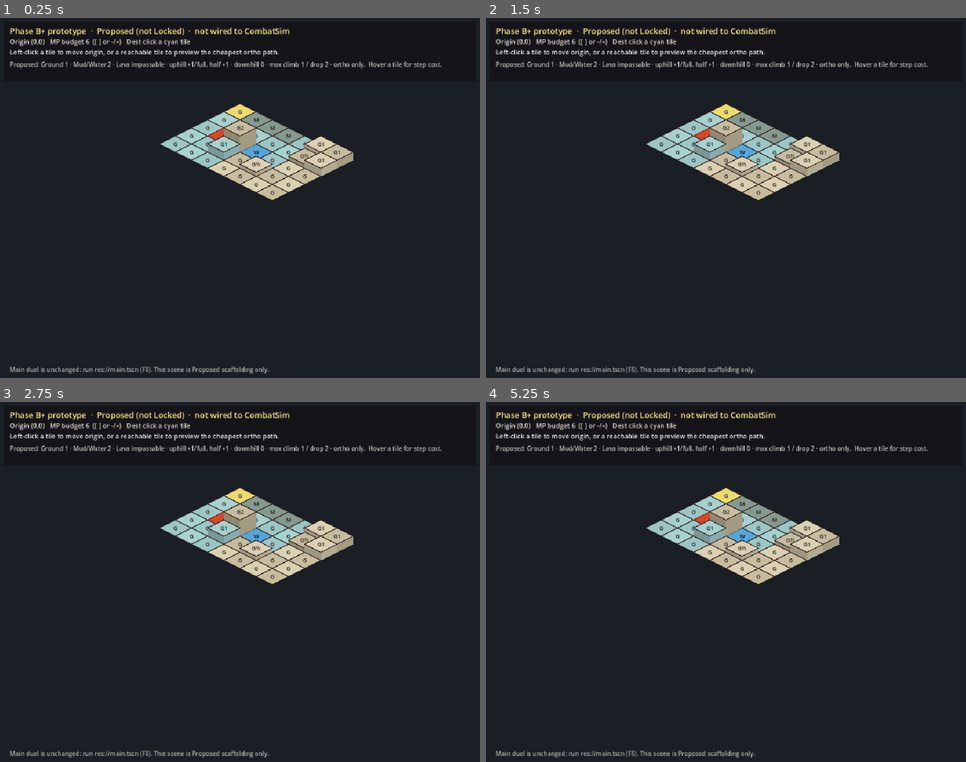
Above: before the commit, frames 1-4 (two rows, left to right).
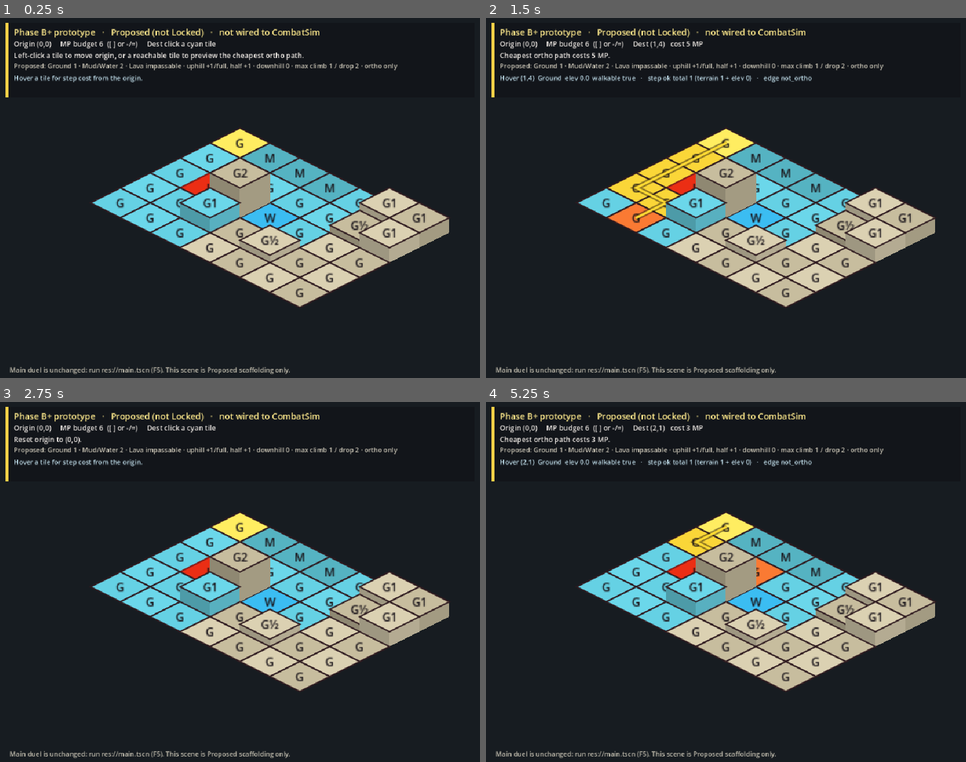
Above: after the commit, the same moments.

Repository: maurogp12/stasiumxii
Game: Godot game, scene res://prototype/elevation/proto_scene.tscn
The game is run twice, just before and just after one commit, with the same random seed, the same clock (stepped at 60 frames per second) and the same inputs. This scene is started directly instead of the project's main scene.
Inputs (mouse positions are in pixels of both pictures, inside the frame that each line leads up to):
- Up to frame 1 (0.25 s): no input
- Up to frame 2 (1.5 s): tap A at 0.5, 1.25 s; move the mouse to (831, 180) at 0.52 s; tap R at 0.6, 1.35 s; click (831, 180) at 0.67 s; move the mouse to (630, 216) at 1.27 s; click (630, 216) at 1.42 s
- Up to frame 3 (2.75 s): tap A at 2 s; move the mouse to (288, 502) at 2.02 s; tap R at 2.1 s; click (288, 502) at 2.17 s
- Up to frame 4 (5.25 s): tap A at 2.75, 3.5, 4.25 s; move the mouse to (702, 654) at 2.77 s; tap R every 0.75 s from 2.85 to 5.1 s; click (702, 654) at 2.92 s; move the mouse to (870, 636) at 3.52 s; click (870, 636) at 3.67 s; move the mouse to (582, 528) at 4.27 s; click (582, 528) at 4.42 s; move the mouse to (750, 582) at 5.02 s; click (750, 582) at 5.17 s

The runs differ from the first frame. In frame 1, 24% of the frame differs, in the area x 1-94%, y 1-99%; in frame 2, 25%; in frame 3, 24%; in frame 4, 24%.

Commit message:
Clarify the Phase B+ prototype scene: larger board, stronger path chrome.
Keep MovementCost / Dijkstra math unchanged. Clicks still never reach
CombatSim.submit(move).

Co-authored-by: maurogp12 <maurogp12@users.noreply.github.com>

Diff:
--- a/prototype/elevation/proto_scene.gd
+++ b/prototype/elevation/proto_scene.gd
@@ -6,62 +6,87 @@
 
 const START := Vector2i(0, 0)
 const DEMO_DEST := Vector2i(4, 0)
+const BOARD_SCALE := 1.85
 
 var _tiles: Dictionary = {}
 var _views: Dictionary = {}
 var _board_root: Node2D
+var _path_draw: Node2D
 var _hud: CanvasLayer
 var _title: Label
 var _body: Label
 var _legend: Label
+var _hover_label: Label
 var _mp_budget: int = 6
 var _origin: Vector2i = START
 var _dest: Vector2i = Vector2i(-1, -1)
 var _reach: Dictionary = {}
 var _path: Array = []
 var _hover: Vector2i = Vector2i(-99, -99)
+var _status: String = ""
 
 
 func _ready() -> void:
-	RenderingServer.set_default_clear_color(Color(0.10, 0.12, 0.14))
+	RenderingServer.set_default_clear_color(Color(0.09, 0.11, 0.13))
 	_tiles = ProtoBoard.demo_board()
 	_board_root = Node2D.new()
 	_board_root.name = "Board"
-	_board_root.position = Vector2(480, 188)
+	_board_root.position = Vector2(480, 250)
+	_board_root.scale = Vector2(BOARD_SCALE, BOARD_SCALE)
 	add_child(_board_root)
 	_build_views()
+	_path_draw = Node2D.new()
+	_path_draw.z_index = 80
+	_path_draw.draw.connect(_draw_path)
+	_board_root.add_child(_path_draw)
 	_build_hud()
 	_refresh()
 
 
-func _unhandled_input(event: InputEvent) -> void:
+func _input(event: InputEvent) -> void:
 	if event is InputEventKey and event.pressed and not event.echo:
 		match event.keycode:
 			KEY_BRACKETLEFT, KEY_MINUS:
 				_mp_budget = maxi(_mp_budget - 1, 0)
 				_refresh()
+				get_viewport().set_input_as_handled()
 			KEY_BRACKETRIGHT, KEY_EQUAL:
 				_mp_budget = mini(_mp_budget + 1, 12)
 				_refresh()
+				get_viewport().set_input_as_handled()
 			KEY_R:
 				_origin = START
 				_dest = Vector2i(-1, -1)
-				_refresh()
+				_status = "Reset origin to (0,0)."
+				_refresh()
+				get_viewport().set_input_as_handled()
 			KEY_ESCAPE:
 				_dest = Vector2i(-1, -1)
-				_refresh()
+				_status = ""
+				_refresh()
+				get_viewport().set_input_as_handled()
 	if event is InputEventMouseButton and event.pressed and event.button_index == MOUSE_BUTTON_LEFT:
 		var cell := _pick_cell(_board_root.get_local_mouse_position())
 		if cell == Vector2i(-99, -99):
 			return
+		var data: ProtoBoardTile = _tiles[cell]
+		if not data.walkable:
+			_status = "%s is impassable (%s)." % [_cell_text(cell), TerrainDef.KIND_NAMES[data.terrain_type]]
+			_update_copy()
+			get_viewport().set_input_as_handled()
+			return
 		if cell == _origin:
 			_dest = Vector2i(-1, -1)
+			_status = ""
 		elif _reach.has(cell):
 			_dest = cell
+			_status = "Cheapest ortho path costs %d MP." % ProtoPathfinder.path_cost(_reach, cell)
 		else:
 			_origin = cell
 			_dest = Vector2i(-1, -1)
+			_status = "Origin moved. Cyan tiles are reachable."
 		_refresh()
+		get_viewport().set_input_as_handled()
 
 
 func _process(_delta: float) -> void:
@@ -85,28 +110,36 @@
 	_hud = CanvasLayer.new()
 	add_child(_hud)
 	var panel := ColorRect.new()
-	panel.color = Color(0.08, 0.07, 0.09, 0.82)
-	panel.position = Vector2(12, 10)
-	panel.size = Vector2(936, 118)
+	panel.color = Color(0.07, 0.08, 0.10, 0.94)
+	panel.position = Vector2(16, 12)
+	panel.size = Vector2(928, 148)
 	_hud.add_child(panel)
-	_title = _make_label(Vector2(24, 16), 16, Color(1.0, 0.92, 0.55))
-	_body = _make_label(Vector2(24, 40), 13, Color(0.92, 0.90, 0.88))
-	_legend = _make_label(Vector2(24, 86), 12, Color(0.78, 0.76, 0.72))
+	var accent := ColorRect.new()
+	accent.color = Color(0.98, 0.82, 0.28)
+	accent.position = Vector2(16, 12)
+	accent.size = Vector2(6, 148)
+	_hud.add_child(accent)
+	_title = _make_label(Vector2(32, 18), 17, Color(1.0, 0.92, 0.55), 22)
+	_body = _make_label(Vector2(32, 44), 14, Color(0.94, 0.92, 0.90), 40)
+	_legend = _make_label(Vector2(32, 88), 13, Color(0.80, 0.78, 0.72), 22)
+	_hover_label = _make_label(Vector2(32, 112), 13, Color(0.78, 0.90, 0.95), 36)
 	_hud.add_child(_title)
 	_hud.add_child(_body)
 	_hud.add_child(_legend)
-	var footer := _make_label(Vector2(24, 690), 12, Color(0.72, 0.70, 0.66))
+	_hud.add_child(_hover_label)
+	var footer := _make_label(Vector2(24, 690), 13, Color(0.78, 0.76, 0.70), 22)
 	footer.text = "Main duel is unchanged: run res://main.tscn (F5). This scene is Proposed scaffolding only."
 	_hud.add_child(footer)
 
 
-func _make_label(pos: Vector2, size: int, color: Color) -> Label:
+func _make_label(pos: Vector2, size: int, color: Color, height: float) -> Label:
 	var label := Label.new()
 	label.position = pos
-	label.size = Vector2(900, 40)
+	label.size = Vector2(900, height)
 	label.add_theme_font_size_override("font_size", size)
 	label.add_theme_color_override("font_color", color)
-	label.autowrap_mode = TextServer.AUTOWRAP_WORD_SMART
+	label.autowrap_mode = TextServer.AUTOWRAP_OFF
+	label.mouse_filter = Control.MOUSE_FILTER_IGNORE
 	return label
 
 
@@ -127,36 +160,59 @@
 		if pos == _origin:
 			view.highlight = "origin"
 		view.queue_redraw()
+	if _path_draw != null:
+		_path_draw.queue_redraw()
 	_update_copy()
 
 
+func _draw_path() -> void:
+	if _path.size() < 2:
+		return
+	var pts := PackedVector2Array()
+	for cell in _path:
+		var data: ProtoBoardTile = _tiles[cell]
+		var p := ProtoTileView.iso_origin(cell)
+		p.y -= data.elevation * ElevationZSort.PROPOSED_PIXELS_PER_LEVEL
+		pts.append(p)
+	_path_draw.draw_polyline(pts, Color(0.15, 0.10, 0.05, 0.55), 5.0, true)
+	_path_draw.draw_polyline(pts, Color(1.0, 0.86, 0.20), 2.6, true)
+
+
 func _update_copy() -> void:
-	_title.text = "Phase B+ prototype  ·  Proposed (not Locked)  ·  not wired to CombatSim"
+	_title.text = "Phase B+ prototype   ·   Proposed (not Locked)   ·   not wired to CombatSim"
 	var dest_txt := "click a cyan tile"
 	if _dest != Vector2i(-1, -1):
-		dest_txt = "%s  cost %d MP" % [_cell_text(_dest), ProtoPathfinder.path_cost(_reach, _dest)]
-	_body.text = "Origin %s   MP budget %d  ([ ] or -/=)   Dest %s\nLeft-click a tile to move origin, or a reachable tile to preview the cheapest ortho path." % [
+		dest_txt = "%s   cost %d MP" % [_cell_text(_dest), ProtoPathfinder.path_cost(_reach, _dest)]
+	var extra := _status
+	if extra == "":
+		extra = "Left-click a tile to move origin, or a reachable tile to preview the cheapest ortho path."
+	_body.text = "Origin %s     MP budget %d  ([ ] or -/=)     Dest %s\n%s" % [
 		_cell_text(_origin),
 		_mp_budget,
 		dest_txt,
+		extra,
 	]
-	var hover_txt := "Hover a tile for step cost."
-	if _tiles.has(_hover) and _hover != _origin:
-		var step: Dictionary = MovementCost.calculate(_tiles[_origin], _tiles[_hover])
-		var edge: Dictionary = ProtoPathfinder.neighbor_weight(_tiles[_origin], _tiles[_hover])
-		var data: ProtoBoardTile = _tiles[_hover]
-		hover_txt = "Hover %s  %s elev %.1f  walkable %s  ·  step %s  ·  edge %s" % [
-			_cell_text(_hover),
-			TerrainDef.KIND_NAMES[data.terrain_type],
-			data.elevation,
-			data.walkable,
-			_step_text(step),
-			"weight %d" % int(edge["weight"]) if edge["ok"] else str(edge["reason"]),
-		]
-	elif _tiles.has(_hover):
-		var here: ProtoBoardTile = _tiles[_hover]
-		hover_txt = "Hover %s  %s elev %.1f (origin)" % [_cell_text(_hover), TerrainDef.KIND_NAMES[here.terrain_type], here.elevation]
-	_legend.text = "Proposed: Ground 1 · Mud/Water 2 · Lava impassable · uphill +1/full, half +1 · downhill 0 · max climb 1 / drop 2 · ortho only.  " + hover_txt
+	_legend.text = "Proposed: Ground 1 · Mud/Water 2 · Lava impassable · uphill +1/full, half +1 · downhill 0 · max climb 1 / drop 2 · ortho only"
+	_hover_label.text = _hover_text()
+
+
+func _hover_text() -> String:
+	if not _tiles.has(_hover):
+		return "Hover a tile for step cost from the origin."
+	var data: ProtoBoardTile = _tiles[_hover]
+	if _hover == _origin:
+		return "Hover %s  %s  elev %.1f  (origin)" % [_cell_text(_hover), TerrainDef.KIND_NAMES[data.terrain_type], data.elevation]
+	var step: Dictionary = MovementCost.calculate(_tiles[_origin], _tiles[_hover])
+	var edge: Dictionary = ProtoPathfinder.neighbor_weight(_tiles[_origin], _tiles[_hover])
+	var edge_txt := "weight %d" % int(edge["weight"]) if edge["ok"] else str(edge["reason"])
+	return "Hover %s  %s  elev %.1f  walkable %s   ·   step %s   ·   edge %s" % [
+		_cell_text(_hover),
+		TerrainDef.KIND_NAMES[data.terrain_type],
+		data.elevation,
+		data.walkable,
+		_step_text(step),
+		edge_txt,
+	]
 
 
 func _pick_cell(local_mouse: Vector2) -> Vector2i:
--- a/prototype/elevation/proto_tile_view.gd
+++ b/prototype/elevation/proto_tile_view.gd
@@ -49,13 +49,13 @@
 	var h := pillar_height()
 	var fill := _terrain_color()
 	if highlight == "reach":
-		fill = fill.lerp(Color(0.40, 0.82, 0.95), 0.45)
+		fill = fill.lerp(Color(0.25, 0.85, 1.0), 0.72)
 	elif highlight == "path":
-		fill = fill.lerp(Color(0.98, 0.86, 0.28), 0.55)
+		fill = Color(0.98, 0.84, 0.22)
 	elif highlight == "origin":
-		fill = fill.lerp(Color(1.0, 0.92, 0.35), 0.65)
+		fill = Color(1.0, 0.93, 0.38)
 	elif highlight == "dest":
-		fill = fill.lerp(Color(0.95, 0.55, 0.28), 0.55)
+		fill = Color(0.98, 0.48, 0.20)
 
 	if h > 0.5:
 		var left := PackedVector2Array([
@@ -84,18 +84,18 @@
 
 	var font := ThemeDB.fallback_font
 	var label := _abbrev()
-	var size := font.get_string_size(label, HORIZONTAL_ALIGNMENT_CENTER, -1, 11)
-	draw_string(font, Vector2(-size.x * 0.5, -h + 4), label, HORIZONTAL_ALIGNMENT_LEFT, -1, 11, Color(0.10, 0.08, 0.10))
+	var size := font.get_string_size(label, HORIZONTAL_ALIGNMENT_CENTER, -1, 13)
+	draw_string(font, Vector2(-size.x * 0.5, -h + 5), label, HORIZONTAL_ALIGNMENT_LEFT, -1, 13, Color(0.10, 0.08, 0.10))
 
 
 func _terrain_color() -> Color:
 	match tile.terrain_type:
 		TerrainDef.Kind.MUD:
-			return Color(0.62, 0.42, 0.24)
+			return Color(0.55, 0.32, 0.14)
 		TerrainDef.Kind.WATER:
-			return Color(0.28, 0.52, 0.78)
+			return Color(0.18, 0.46, 0.82)
 		TerrainDef.Kind.LAVA:
-			return Color(0.86, 0.28, 0.14)
+			return Color(0.92, 0.18, 0.08)
 		_:
 			var even := (tile.grid_pos.x + tile.grid_pos.y) % 2 == 0
 			if even:
